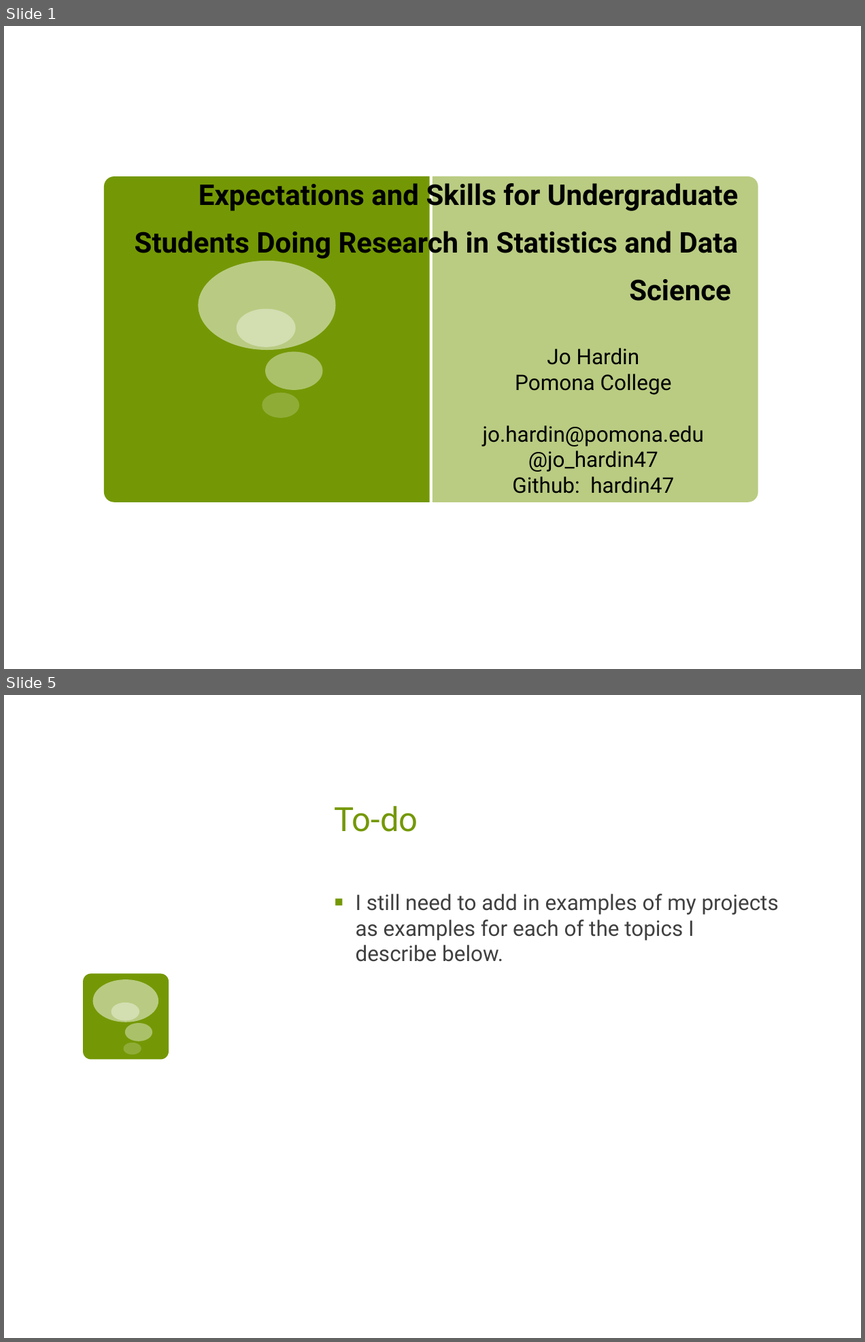
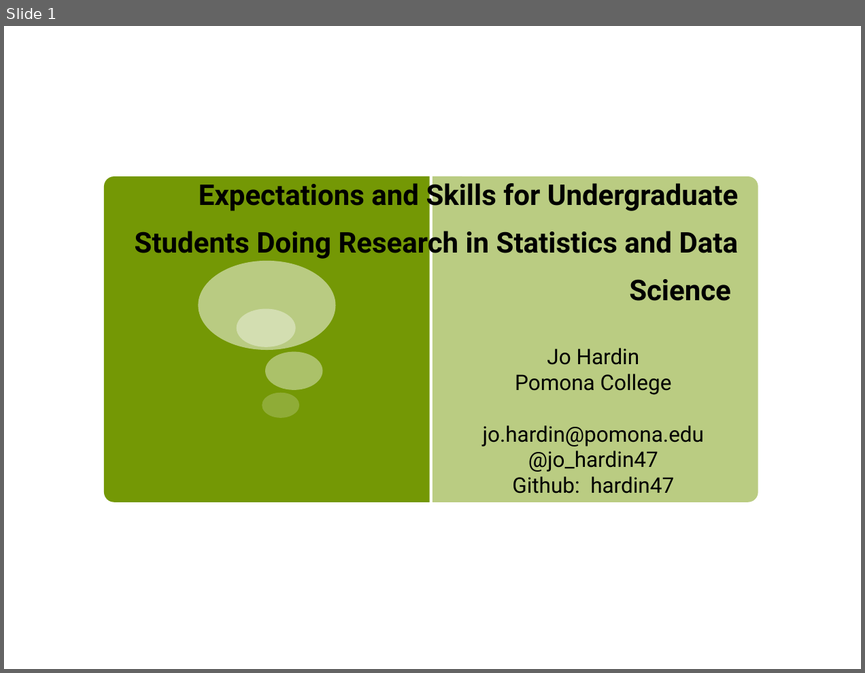
Before and after one commit to Amherst-Statistics/Modernizing-Undergrad-Stat-Curric, a slide deck: 03-hardin/skillsForResearch_JSM17_JoHardin.pptx. Shown one above the other, each under a label of ours: slides 1 and 5 before the commit, slide 1 after it; the slides between them are not shown. The pictures are 865x1342 and 865x673 pixels, drawn with LibreOffice and Linux fonts; fonts in the diff are those of the drawing. Boxes give left, top, right and bottom in pixels: in the first picture for what was removed or moved away, otherwise in the second. Text is boxed around its words. In the diff, an @@ line names an element or a change of style, - is before the commit and + after.

```diff
--- a/03-hardin/skillsForResearch_JSM17_JoHardin.pptx
+++ b/03-hardin/skillsForResearch_JSM17_JoHardin.pptx
@@ slide 5 removed at bbox=[4, 695, 861, 1338], background #FFFFFF @@
@@ title removed at bbox=[334, 806, 418, 832] @@
-To-do
@@ text removed at bbox=[356, 894, 779, 962] @@
-▪ I still need to add in examples of my projects as examples for each of the topics I describe below.
@@ group removed at bbox=[83, 974, 169, 1059]: 4 ellipses, 1 rounded rectangle @@
```
Also in this commit, not shown: 3 slides changed, 5 slides added, 1 other slide removed.
